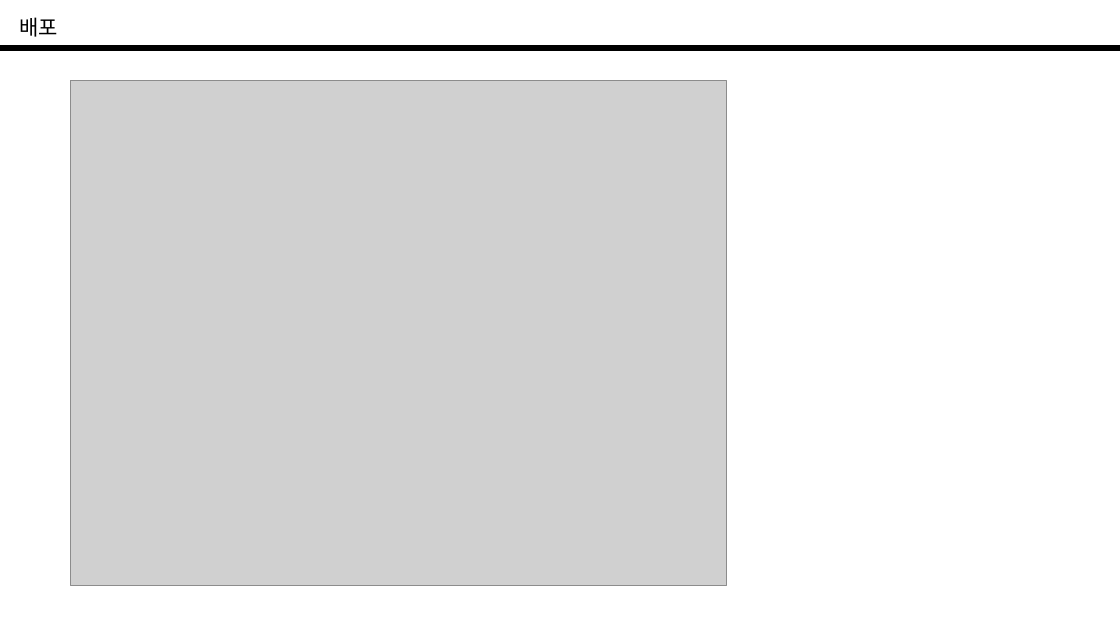
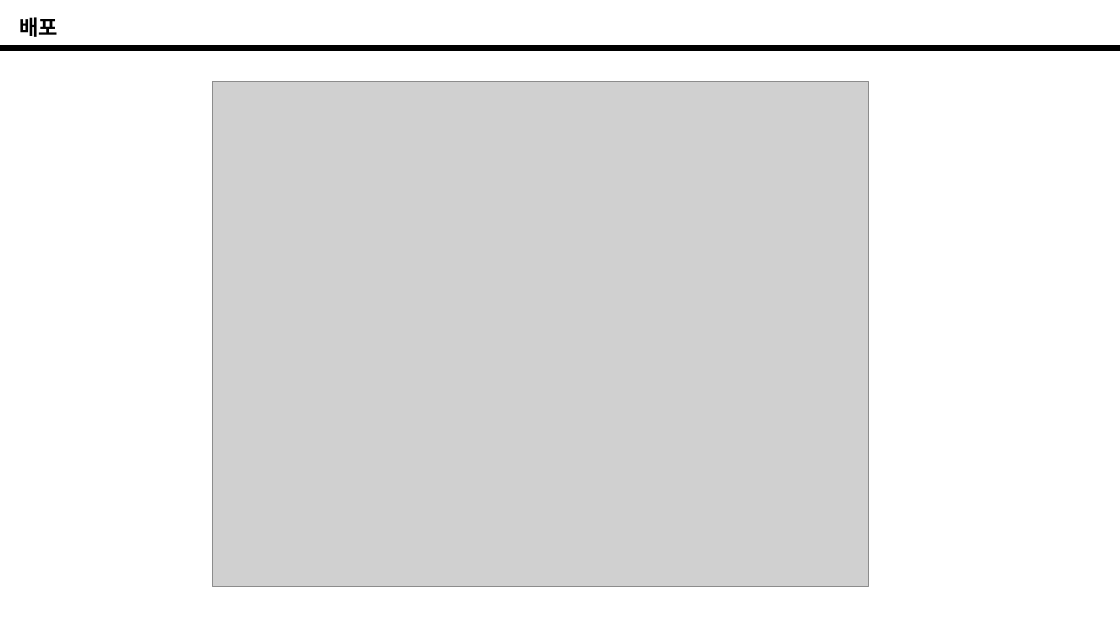
Before and after one commit to kingntop/ap, a slide deck: slide 15 of 4/TTA_교육_과정_4.pptx. Drawn at 1120x630 pixels with LibreOffice and Linux fonts; fonts in the diff are those of the drawing; grey boxes stand for pictures; background and template pictures are left out. Boxes give left, top, right and bottom in pixels: in the first picture for what was removed or moved away, otherwise in the second. Text is boxed around its words. In the diff, an @@ line names an element or a change of style, - is before the commit and + after.

```diff
--- a/4/TTA_교육_과정_4.pptx
+++ b/4/TTA_교육_과정_4.pptx
@@ text "배포" at [19,17,58,37]: bold on @@
@@ picture: place and size @@
-picture at [71,81,727,586]
+picture at [212,82,868,587]
```
Also in this commit, not shown: 13 other slides changed, 1 slide added, 1 slide removed, 4 other files.
